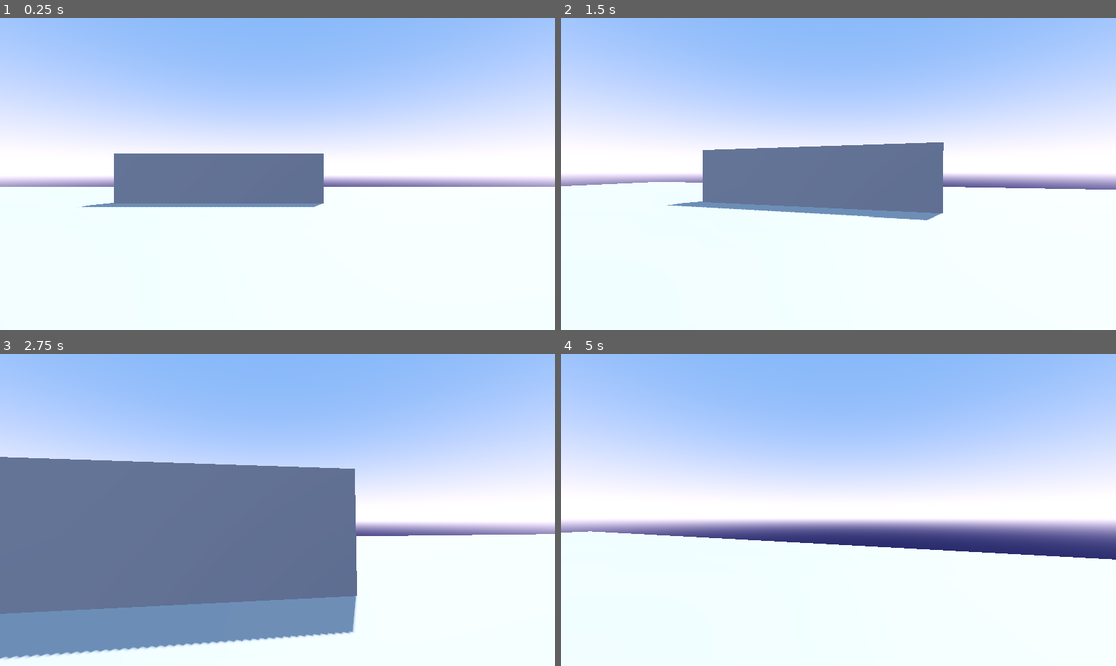
Above: before the commit, frames 1-4 (two rows, left to right).
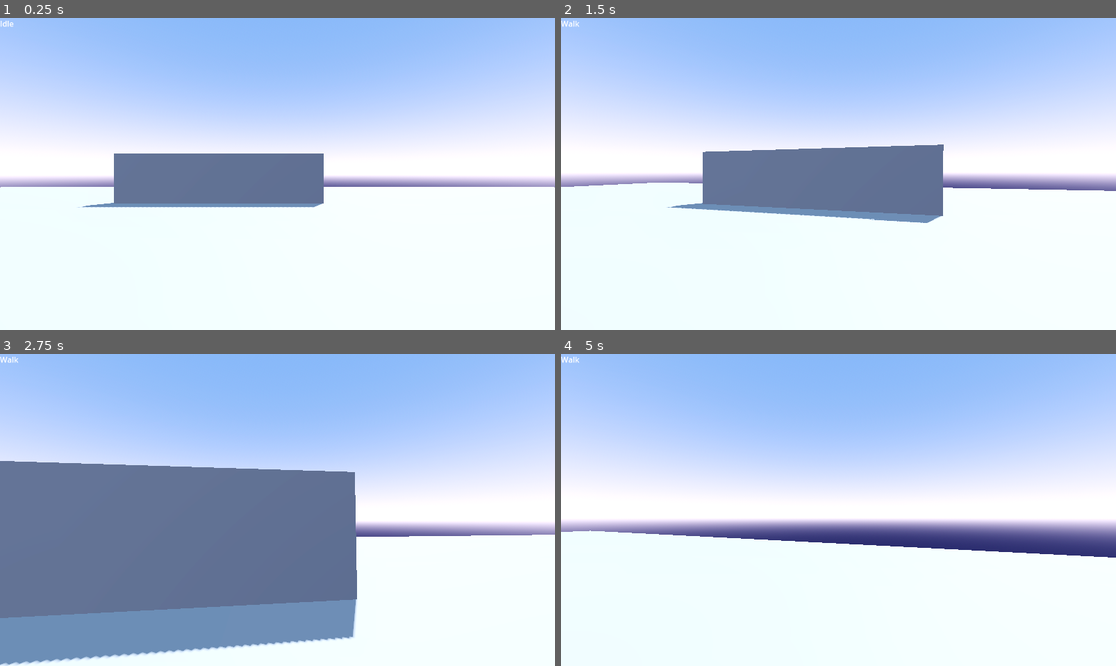
Above: after the commit, the same moments.

Repository: Sergiodevelopersk8/godotcurso2
Game: Godot game, scene res://Maps/test_map.tscn
Two runs of this game, one before a commit and one after it. Both use one fixed random seed, a clock stepped at 60 frames per second and the inputs below.
Inputs (mouse positions are in pixels of both pictures, inside the frame that each line leads up to):
- Up to frame 1 (0.25 s): no input
- Up to frame 2 (1.5 s): tap Enter at 0.5 s; move the mouse to (866, 174) at 0.52 s; hold W (move_up) from 0.53 s (still down); move the mouse to (810, 174) at 1.27 s
- Up to frame 3 (2.75 s): keep holding W (move_up); move the mouse to (288, 503) at 2.02 s
- Up to frame 4 (5 s): keep holding W (move_up); move the mouse to (832, 516) at 2.77 s; move the mouse to (877, 513) at 3.52 s; move the mouse to (794, 506) at 4.27 s

The runs differ from the first frame. In frame 1, less than 0.1% of the frame differs, in the area x 0-100%, y 0-61%; in frame 2, 1.2%; in frame 3, 3.1%, in the area x 0-100%, y 0-100%; in frame 4, 0.4%.

Commit message:
paso al video 8

Diff:
--- a/terror-curso-3d/Player/player.tscn
+++ b/terror-curso-3d/Player/player.tscn
@@ -33,3 +33,7 @@
 
 [node name="Walk" type="Node" parent="StateMachine"]
 script = ExtResource("4_gwnis")
+
+[node name="Label" type="Label" parent="."]
+offset_right = 40.0
+offset_bottom = 23.0
--- a/terror-curso-3d/Scripts/States/Idle.gd
+++ b/terror-curso-3d/Scripts/States/Idle.gd
@@ -3,10 +3,18 @@
 class_name Idle
 
 
+func update(delta):
+	player._delta += delta
+	var cam_bob = floor(abs(1) + abs(1)) * player._delta * 1
+	var objCam = player.origCamPos + Vector3.UP * sin(cam_bob) * .05
+
+	player.camera_3d.position = player.camera_3d.position.lerp(objCam, delta)
+	if player._delta > 20:
+		player._delta = 0
 
 func physics_update(delta: float) -> void:
 
-	if not player.process_input(delta) != Vector3.ZERO:
+	if player.process_input(delta) != Vector3.ZERO:
 		state_machine.transition_to("Walk",{})
 		return
 
--- a/terror-curso-3d/Scripts/States/StateMachine.gd
+++ b/terror-curso-3d/Scripts/States/StateMachine.gd
@@ -46,6 +46,6 @@
 	emit_signal("transitioned", state.name) # emitimos la señal y pasamos el estado
 
 
-func get_state():
+func get_state() -> String:
 	# obtenemos en que estado estamos
 	return state.name as String
--- a/terror-curso-3d/Scripts/States/Walk.gd
+++ b/terror-curso-3d/Scripts/States/Walk.gd
@@ -3,6 +3,21 @@
 class_name Walk
 
 
+func update(delta):
+	if player.process_input(delta) == Vector3.ZERO:
+		state_machine.transition_to("Idle",{})
+
+	player._delta += delta
+
+	var cam_bob = floor(abs(player.direction.z) + abs(player.direction.x)) * player._delta * player.camBobSpeed
+	var objCam = player.origCamPos + Vector3.UP * sin(cam_bob) * player.camBobUpDown
+	player.camera_3d.position = player.camera_3d.position.lerp(objCam, delta)
+
+	if player._delta > 20:
+		player._delta = 0
+
+
+
 func physics_update(delta: float) -> void:
 	player.velocity = player.velocity.lerp(player.direction * player.speed, player.accel * delta)
 	player.move_and_slide()
--- a/terror-curso-3d/Scripts/player.gd
+++ b/terror-curso-3d/Scripts/player.gd
@@ -4,16 +4,24 @@
 
 #-------onreadys----------
 @onready var camera_3d: Camera3D = $Camera3D
+@onready var origCamPos : Vector3 = camera_3d.position
+@onready var label: Label = $Label
 
 #----------VARIABLES---------
 var canMoveAndRotate := true #sirve para habilitar si se mueve la camara o no
 var mouse_sens = 0.25 #sensibilidad con la que rota la camara
-var friction := 20
+var friction := 20 #AL DETENERSE
 var direction := Vector3()
-var speed := 5
-var accel = 5
+var speed := 5 #VELOCIDAD DEL PLAYER
+var accel = 5   #ACELERACIÓN
+
 var joystick_deadzone = 0.2 #saber si el jostic se mueve
 var controller_sensitivity = .05 #sensibilidad del control
+
+var camBobSpeed := 5 #que tan rapido se mueve la camara
+var camBobUpDown := 1 #cuanto se mueve de arriba y abajo
+var _delta = 0
+#***************CAMARA************
 
 func _ready() -> void:
 	#se ouclta el mouse
@@ -29,8 +37,9 @@
 
 
 func _process(delta) :
+	label.text = $StateMachine.get_state()
 	process_camera_jostick()
-	process_input(delta)
+	#process_input(delta)
 
 
 func rotate_camera(event):
@@ -55,7 +64,8 @@
 
 
 
-func process_input(_delta) -> Vector3:
+func process_input(delta) -> Vector3:
+	_delta += delta
 	direction = Vector3.ZERO
 	var h_rot = global_transform.basis.get_euler().y
 	var forward_input = Input.get_action_strength("move_down") - Input.get_action_strength("move_up")
--- a/terror-curso-3d/project.godot
+++ b/terror-curso-3d/project.godot
@@ -20,20 +20,24 @@
 move_right={
 "deadzone": 0.2,
 "events": [Object(InputEventKey,"resource_local_to_scene":false,"resource_name":"","device":-1,"window_id":0,"alt_press …(192 unchanged characters)…
+, Object(InputEventJoypadMotion,"resource_local_to_scene":false,"resource_name":"","device":-1,"axis":0,"axis_value":1.0,"script":null)
 ]
 }
 move_left={
 "deadzone": 0.2,
 "events": [Object(InputEventKey,"resource_local_to_scene":false,"resource_name":"","device":-1,"window_id":0,"alt_press …(191 unchanged characters)…
+, Object(InputEventJoypadMotion,"resource_local_to_scene":false,"resource_name":"","device":-1,"axis":0,"axis_value":-1.0,"script":null)
 ]
 }
 move_up={
 "deadzone": 0.2,
 "events": [Object(InputEventKey,"resource_local_to_scene":false,"resource_name":"","device":-1,"window_id":0,"alt_press …(192 unchanged characters)…
+, Object(InputEventJoypadMotion,"resource_local_to_scene":false,"resource_name":"","device":-1,"axis":1,"axis_value":-1.0,"script":null)
 ]
 }
 move_down={
 "deadzone": 0.2,
 "events": [Object(InputEventKey,"resource_local_to_scene":false,"resource_name":"","device":-1,"window_id":0,"alt_press …(192 unchanged characters)…
+, Object(InputEventJoypadMotion,"resource_local_to_scene":false,"resource_name":"","device":-1,"axis":1,"axis_value":1.0,"script":null)
 ]
 }
